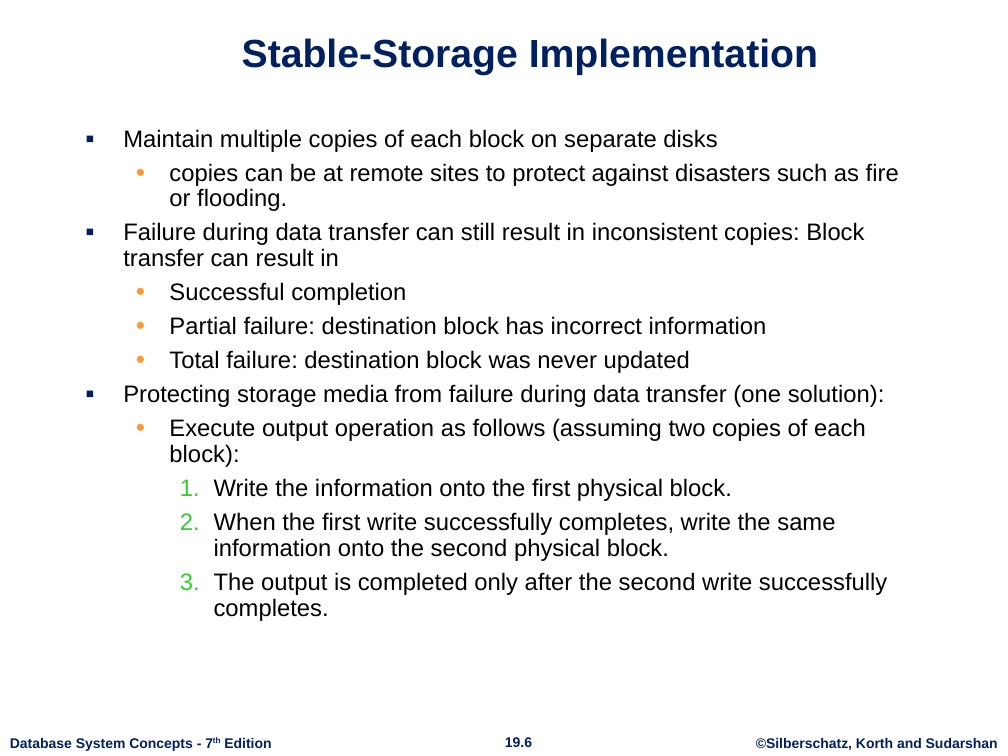
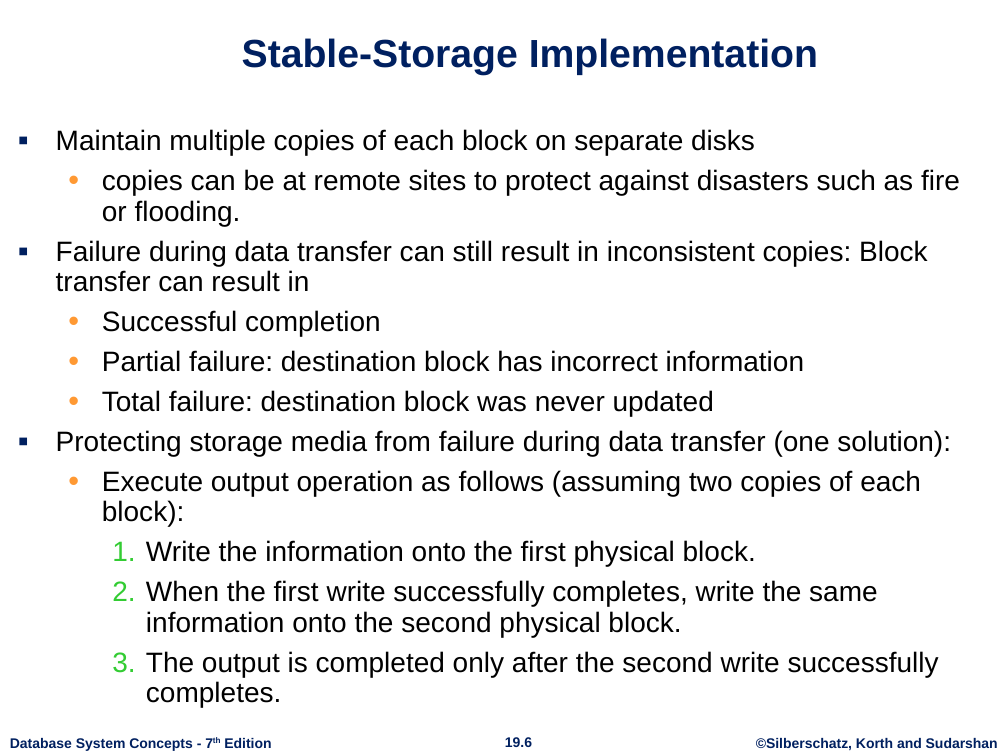
Before and after one commit to ataghinezhad/ataghinezhad.github.io, a slide deck: slide 6 of courses/downloads/temp/AdvanceDB Lec4. ch19.pptx. Drawn at 1008x756 pixels with LibreOffice and Linux fonts; fonts in the diff are those of the drawing; background and template pictures are left out. Boxes give left, top, right and bottom in pixels: in the first picture for what was removed or moved away, otherwise in the second. Text is boxed around its words. In the diff, an @@ line names an element or a change of style, - is before the commit and + after.

```diff
--- a/courses/downloads/temp/AdvanceDB Lec4. ch19.pptx
+++ b/courses/downloads/temp/AdvanceDB Lec4. ch19.pptx
@@ text "Maintain multiple copies of each ...": place and size @@
-text "Maintain multiple copies of each ..." at [123, 129, 899, 621]
+text "Maintain multiple copies of each ..." at [56, 129, 960, 707]
@@ text "Maintain multiple copies of each ..." at [56, 129, 960, 707]: size 17 to 20 pt; more space between paragraphs @@
```
Also in this commit, not shown: 8 other slides changed, 4 other files.
